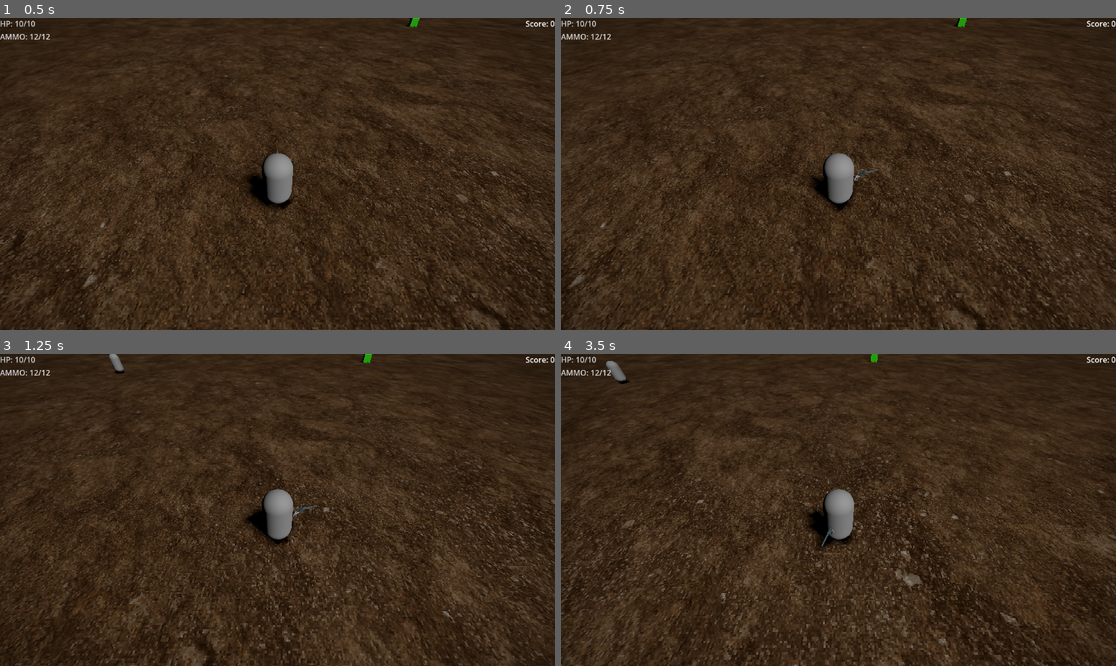
Above: before the commit, frames 1-4 (two rows, left to right).
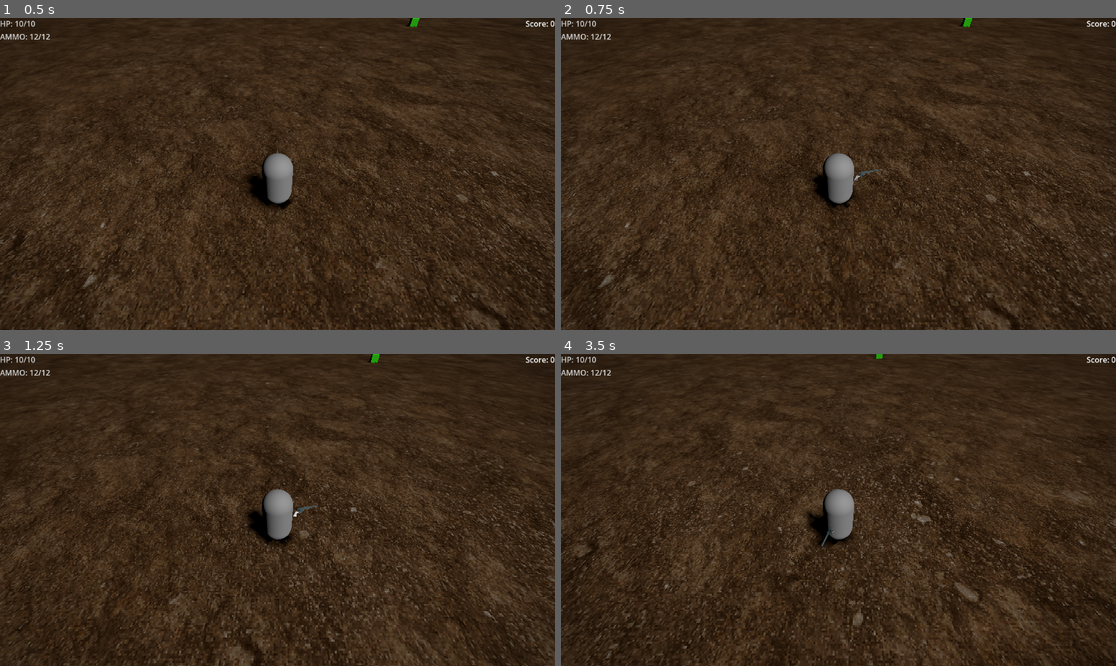
Above: after the commit, the same moments.

Repository: vidaliATWIT/prelude-aleph
Game: Godot game, scene res://main.tscn
Same seed, same stepped clock (60 frames per second), same inputs: the game is played once before the commit and once after it.
Inputs (mouse positions are in pixels of both pictures, inside the frame that each line leads up to):
- Up to frame 1 (0.5 s): no input
- Up to frame 2 (0.75 s): tap Enter at 0.5 s; move the mouse to (960, 158) at 0.52 s; hold D (move_right) from 0.53 s (still down); hold Right mouse button (aim) from 0.53 s (still down)
- Up to frame 3 (1.25 s): keep holding D (move_right); keep holding Right mouse button (aim); tap Shift (sprint, bound only after the commit) at 0.8 s
- Up to frame 4 (3.5 s): move the mouse to (727, 525) at 1.27 s; release D (move_right) at 1.28 s; release Right mouse button (aim) at 1.28 s; hold Down (move_down) 1.28-2.03 s; tap Shift (sprint, bound only after the commit) at 1.35, 2.3 s; right-click (727, 525) at 1.55 s; move the mouse to (894, 441) at 2.02 s; hold D (move_right) 2.03-2.78 s; hold Right mouse button (aim) 2.03-2.78 s; move the mouse to (810, 572) at 2.77 s; hold W (move_up) from 2.78 s (still down); click (810, 572) at 2.85 s; right-click (810, 572) at 3.05 s

Frame 1 is identical in both runs. In frame 2, 16% of the frame differs, in the area x 0-100%, y 0-100%; in frame 3, 17%; in frame 4, 19%.

Commit message:
Added smooth animated cursor. Added sprinting mechanic.

Diff:
--- a/main.tscn
+++ b/main.tscn
@@ -35,15 +35,22 @@
 
 [node name="PlayerHUD" type="Control" parent="PlayerCharacter"]
 layout_mode = 3
-anchors_preset = 0
-offset_right = 1152.0
-offset_bottom = 648.0
+anchors_preset = 15
+anchor_right = 1.0
+anchor_bottom = 1.0
+grow_horizontal = 2
+grow_vertical = 2
+size_flags_horizontal = 3
+size_flags_vertical = 3
 script = ExtResource("2_1bvp3")
 
 [node name="HudContainer" type="VBoxContainer" parent="PlayerCharacter/PlayerHUD"]
-layout_mode = 0
-offset_right = 1152.0
-offset_bottom = 648.0
+layout_mode = 1
+anchors_preset = 15
+anchor_right = 1.0
+anchor_bottom = 1.0
+grow_horizontal = 2
+grow_vertical = 2
 
 [node name="HPLabel" type="Label" parent="PlayerCharacter/PlayerHUD/HudContainer"]
 layout_mode = 2
@@ -58,6 +65,7 @@
 
 [node name="GameManager" type="Node" parent="."]
 script = ExtResource("1_1bvp3")
+spawn_monsters = false
 
 [node name="KillStreakTimer" type="Timer" parent="GameManager"]
 one_shot = true
@@ -73,23 +81,32 @@
 
 [node name="GameHUD" type="Control" parent="GameManager"]
 layout_mode = 3
-anchors_preset = 0
-offset_right = 1152.0
-offset_bottom = 648.0
+anchors_preset = 15
+anchor_right = 1.0
+anchor_bottom = 1.0
+grow_horizontal = 2
+grow_vertical = 2
+size_flags_horizontal = 3
+size_flags_vertical = 3
 
 [node name="Vignette" type="TextureRect" parent="GameManager/GameHUD"]
-layout_mode = 0
-offset_right = 1152.0
-offset_bottom = 648.0
+layout_mode = 1
+anchors_preset = 15
+anchor_right = 1.0
+anchor_bottom = 1.0
+grow_horizontal = 2
+grow_vertical = 2
 texture = ExtResource("4_7mycd")
 expand_mode = 1
 stretch_mode = 5
 
 [node name="StatusContainer" type="VBoxContainer" parent="GameManager/GameHUD"]
-layout_mode = 0
-offset_top = 555.0
-offset_right = 1152.0
-offset_bottom = 648.0
+layout_mode = 1
+anchors_preset = 15
+anchor_right = 1.0
+anchor_bottom = 1.0
+grow_horizontal = 2
+grow_vertical = 2
 alignment = 2
 
 [node name="StatusLabel" type="Label" parent="GameManager/GameHUD/StatusContainer"]
@@ -99,10 +116,12 @@
 horizontal_alignment = 2
 
 [node name="HudContainer" type="VBoxContainer" parent="GameManager/GameHUD"]
-layout_mode = 0
-offset_top = 256.0
-offset_right = 1152.0
-offset_bottom = 364.0
+layout_mode = 1
+anchors_preset = 15
+anchor_right = 1.0
+anchor_bottom = 1.0
+grow_horizontal = 2
+grow_vertical = 2
 
 [node name="GameOverLabel" type="Label" parent="GameManager/GameHUD/HudContainer"]
 layout_mode = 2
@@ -112,9 +131,12 @@
 vertical_alignment = 1
 
 [node name="ScoreContainer" type="VBoxContainer" parent="GameManager/GameHUD"]
-layout_mode = 0
-offset_right = 1152.0
-offset_bottom = 648.0
+layout_mode = 1
+anchors_preset = 15
+anchor_right = 1.0
+anchor_bottom = 1.0
+grow_horizontal = 2
+grow_vertical = 2
 
 [node name="ScoreLabel" type="Label" parent="GameManager/GameHUD/ScoreContainer"]
 layout_mode = 2
--- a/project.godot
+++ b/project.godot
@@ -51,6 +51,11 @@
 "events": [Object(InputEventMouseButton,"resource_local_to_scene":false,"resource_name":"","device":-1,"window_id":0,"a …(258 unchanged characters)…
 ]
 }
+sprint={
+"deadzone": 0.2,
+"events": [Object(InputEventKey,"resource_local_to_scene":false,"resource_name":"","device":-1,"window_id":0,"alt_pressed":false,"shift_pressed":false,"ctrl_pressed":false,"meta_pressed":false,"pressed":false,"keycode":0,"physical_keycode":4194325,"key_label":0,"unicode":0,"location":0,"echo":false,"script":null)
+]
+}
 
 [layer_names]
 
--- a/scenes/player/player_character.tscn
+++ b/scenes/player/player_character.tscn
@@ -14,6 +14,13 @@
 collision_mask = 6
 script = ExtResource("1_3hfu2")
 
+[node name="FatigueTimer" type="Timer" parent="."]
+wait_time = 0.4
+autostart = true
+
+[node name="SprintTimer" type="Timer" parent="."]
+wait_time = 0.2
+
 [node name="TrappedTimer" type="Timer" parent="."]
 wait_time = 0.5
 
@@ -29,7 +36,11 @@
 
 [node name="SwayTimer" type="Timer" parent="Gun"]
 unique_name_in_owner = true
-wait_time = 0.3
+wait_time = 0.4
+autostart = true
+
+[node name="CrosshairTimer" type="Timer" parent="Gun"]
+wait_time = 0.15
 autostart = true
 
 [node name="Crosshair" type="Node" parent="Gun"]
@@ -63,6 +74,9 @@
 unique_name_in_owner = true
 wait_time = 0.3
 
+[connection signal="timeout" from="FatigueTimer" to="." method="_on_fatigue_timer_timeout"]
+[connection signal="timeout" from="SprintTimer" to="." method="_on_sprint_timer_timeout"]
 [connection signal="timeout" from="TrappedTimer" to="." method="_on_trapped_timer_timeout"]
 [connection signal="timeout" from="Gun/SwayTimer" to="Gun" method="_on_sway_timer_timeout"]
+[connection signal="timeout" from="Gun/CrosshairTimer" to="Gun" method="_on_crosshair_timer_timeout"]
 [connection signal="timeout" from="PlayerSFX/StepTimer" to="PlayerSFX" method="_on_step_timer_timeout"]
--- a/scripts/player/gun.gd
+++ b/scripts/player/gun.gd
@@ -14,6 +14,10 @@
 @onready var crosshair = $Crosshair
 var sway = max_sway
 
+# Crosshair animation vars
+@onready var max_frame = 19
+@onready var frame = 0
+
 func _process(_delta: float) -> void:
 	if (not player.is_aiming()):
 		sway=max_sway
@@ -22,7 +26,8 @@
 	var ray_start = global_position
 	calculate_swayed_direction()
 	var ray_end = ray_start + swayed_direction  * shooting_range
-	#ddraw_debug_line(ray_start, ray_end, Color.GREEN)
+	if player.show_debug:
+		draw_debug_line(ray_start, ray_end, Color.GREEN)
 
 func _shoot():
 	var space_state = get_world_3d().direct_space_state
@@ -35,15 +40,17 @@
 
 	# Draw the ray
 	if result:
-		print(result)
-		print(query)
-		#draw_debug_line(ray_start, result.position, Color.RED)  # Hit something
 		var hit_object = result.collider
-		print(hit_object)
+		if player.show_debug:
+			print(result)
+			print(query)
+			print(hit_object)
+			draw_debug_line(ray_start, result.position, Color.RED)  # Hit something
 		if hit_object.has_method("_on_hit"):
 			hit_object._on_hit(damage)
-	##else:
-		#draw_debug_line(ray_start, ray_end, Color.BLUE)  # Missed
+	else:
+		if player.show_debug:
+			draw_debug_line(ray_start, ray_end, Color.BLUE)  # Missed
 
 	if result:
 		print("Hit: ", result.collider.name)
@@ -81,11 +88,22 @@
 
 func _on_sway_timer_timeout() -> void:
 	if (player.is_aiming()):
-		sway = max(sway-.1, 0.0)
-		var normalized = 1.0 - (sway / max_sway)
-		var frame = int(normalized * 19)
-		print("normalized: ", frame)
-		crosshair.update_crosshair(frame)
+		sway = max(sway-.05, 0.0)
+		#var normalized = 1.0 - (sway / max_sway)
+		#var frame = int(normalized * 19)
+		#print("normalized: ", frame)
+		#crosshair.update_crosshair(frame)
 	else:
 		crosshair.reset_crosshair()
 		sway=max_sway
+
+
+func _on_crosshair_timer_timeout() -> void:
+	if player.is_aiming():
+		frame=min(frame+2, max_frame)
+		print("Frame was: ", frame)
+		crosshair.update_crosshair(frame)
+	else:
+		frame=0
+		crosshair.reset_crosshair()
+	#pass # Replace with function body.
--- a/scripts/player/player.gd
+++ b/scripts/player/player.gd
@@ -1,11 +1,15 @@
 extends CharacterBody3D
-const SPEED = 5.0
+@export var WALK_SPEED = 6.0
+@export var RUN_SPEED = 10.0
+var speed = WALK_SPEED
 
 @onready var meshes = $Meshes  # Reference to your Meshes node
 @onready var weapon = $Gun
 @onready var SFXPlayer = $PlayerSFX
 @onready var camera = $GameCamera
 @onready var trapped_timer = $TrappedTimer
+@onready var sprint_timer = $SprintTimer
+@onready var fatigue_timer = $FatigueTimer
 
 # facing direction
 signal facing_direction_changed(new_direction: Vector3)
@@ -20,10 +24,19 @@
 	AIMING,
 	SHOOTING
 }
+# Stats
 @export var max_hp = 10
 @export var max_ammo = 12
 @export var max_sway = 12
+@export var max_fatigue = 10
+@export var max_speed_mod = 10
+@export var speed_mod = 0
+
+
+@export var show_debug = false
 @onready var can_move=true
+@onready var can_sprint=true
+
 
 var hp = max_hp:
 	set(value):
@@ -33,11 +46,16 @@
 	set(value):
 		ammo = value
 		ammo_changed.emit()
+var fatigue = max_fatigue:
+	set(value):
+		fatigue=value
+		fatigue_changed.emit()
 var sway = max_sway
 var has_ammo = ammo>0
 # signals
 signal health_changed
 signal ammo_changed
+signal fatigue_changed
 signal player_died
 signal player_trapped
 signal player_freed
@@ -50,7 +68,7 @@
 func _physics_process(delta: float) -> void:
 	var direction = Input.get_vector("move_left", "move_right", "move_up", "move_down")
 	if (can_move):
-		velocity = Vector3(direction.x, 0, direction.y) * 10
+		velocity = Vector3(direction.x, 0, direction.y) * speed
 	else:
 		velocity = Vector3(0, 0, 0)
 	if (velocity.x!=0 or velocity.z!=0):
@@ -100,6 +118,19 @@
 				SFXPlayer.playShot()
 			else:
 				SFXPlayer.playDryfire()
+	if can_sprint:
+		if Input.is_action_pressed("sprint"):
+			if sprint_timer.is_stopped():
+				fatigue_timer.stop()
+				sprint_timer.start()
+			speed=RUN_SPEED
+			SFXPlayer.updateStepTime(.4)
+	else:
+		if fatigue<max_fatigue and fatigue_timer.is_stopped():
+			sprint_timer.stop()
+			fatigue_timer.start()
+		speed=WALK_SPEED
+		SFXPlayer.updateStepTime(.8)
 
 
 
@@ -171,8 +202,22 @@
 func _move():
 	pass
 
+
 func _on_trapped_timer_timeout() -> void:
 	player_freed.emit()
 	trapped_timer.stop()
 	can_move=true
 	print("FREE")
+
+func _on_sprint_timer_timeout() -> void:
+	fatigue=max(fatigue-1, 0.0)
+	print("Fatigue Increasing: ", fatigue)
+	if fatigue<=0:
+		can_sprint=false
+
+
+func _on_fatigue_timer_timeout() -> void:
+	fatigue=min(fatigue+1, max_fatigue)
+	print("Fatigue Decreasing: ", fatigue)
+	if fatigue>5:
+		can_sprint=true
--- a/scripts/sound/PlayerSFX.gd
+++ b/scripts/sound/PlayerSFX.gd
@@ -69,6 +69,8 @@
 		soundPlayer.stream = sound_dict[soundName]
 		soundPlayer.play()
 
+func updateStepTime(wait_time: float):
+	StepTimer.wait_time=wait_time
 func startStepTimer():
 	if StepTimer.is_stopped():
 		StepTimer.start()
